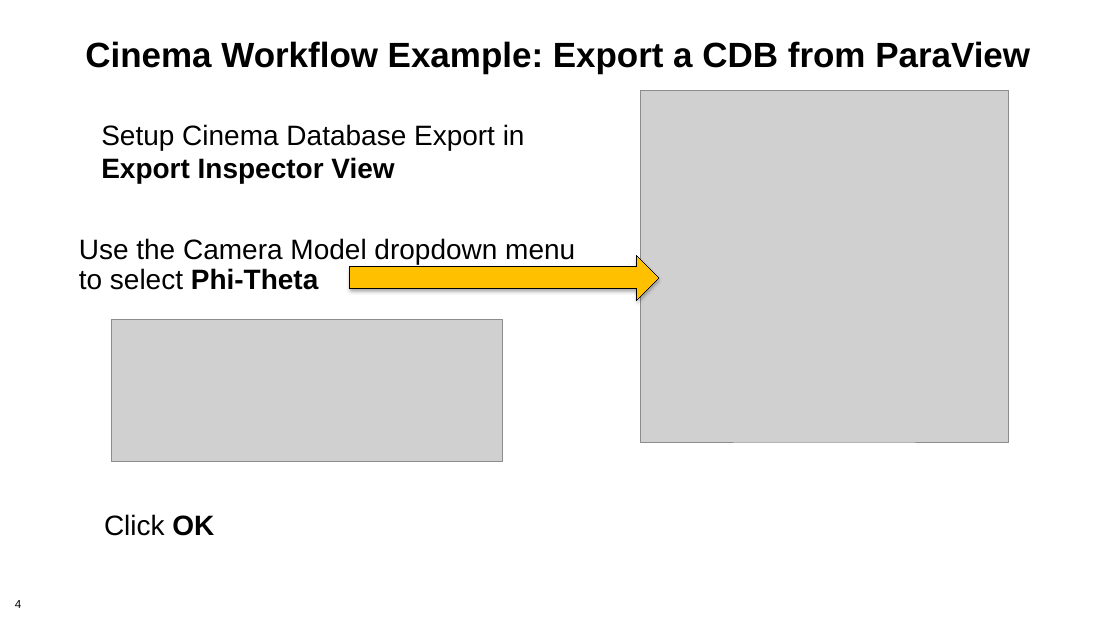
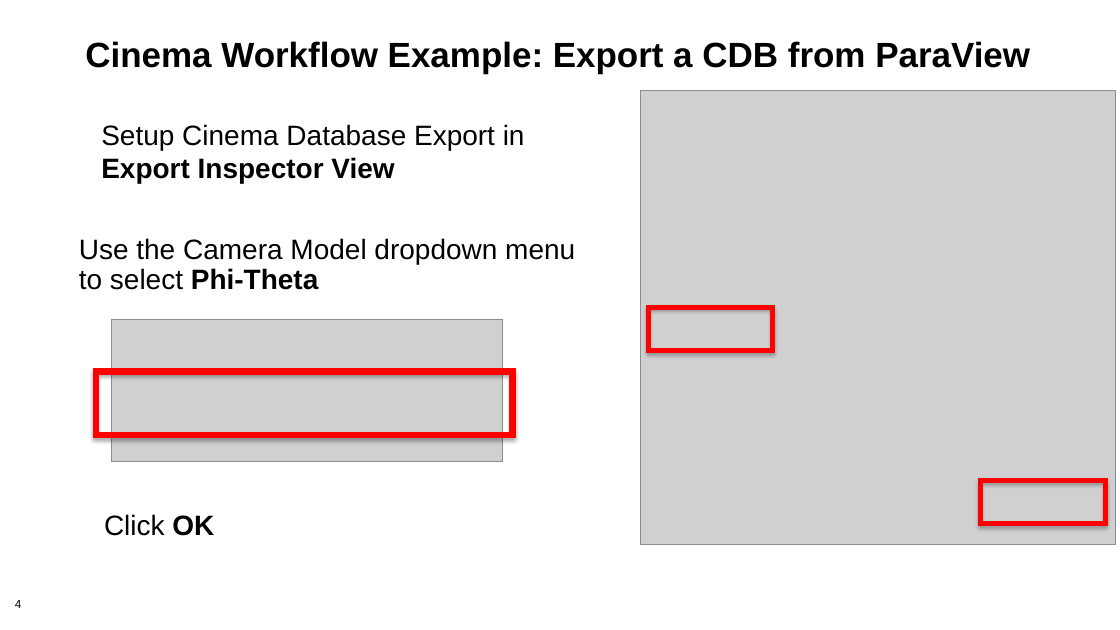
Before and after one commit to cinemascience/cinema_tutorial_slides, a slide deck: slide 4 of 2019-11_SC19/workflow_powerpoint/Cinema_Workflow_PV_Export.pptx. Drawn at 1120x630 pixels with LibreOffice and Linux fonts; fonts in the diff are those of the drawing; grey boxes stand for pictures; background and template pictures are left out. Boxes give left, top, right and bottom in pixels: in the first picture for what was removed or moved away, otherwise in the second. Text is boxed around its words. In the diff, an @@ line names an element or a change of style, - is before the commit and + after.

```diff
--- a/2019-11_SC19/workflow_powerpoint/Cinema_Workflow_PV_Export.pptx
+++ b/2019-11_SC19/workflow_powerpoint/Cinema_Workflow_PV_Export.pptx
@@ picture: place and size @@
-picture at (640, 91, 1008, 443)
+picture at (640, 91, 1116, 545)
@@ right arrow removed at (350, 255, 659, 300) @@
@@ frame added at (647, 305, 776, 352), fill #FF0000, outline #FF0000 0.75 pt @@
@@ frame added at (93, 369, 516, 438), fill #FF0000, outline #FF0000 0.75 pt @@
@@ frame added at (979, 479, 1107, 526), fill #FF0000, outline #FF0000 0.75 pt @@
```
Also in this commit, not shown: 4 other slides changed.
